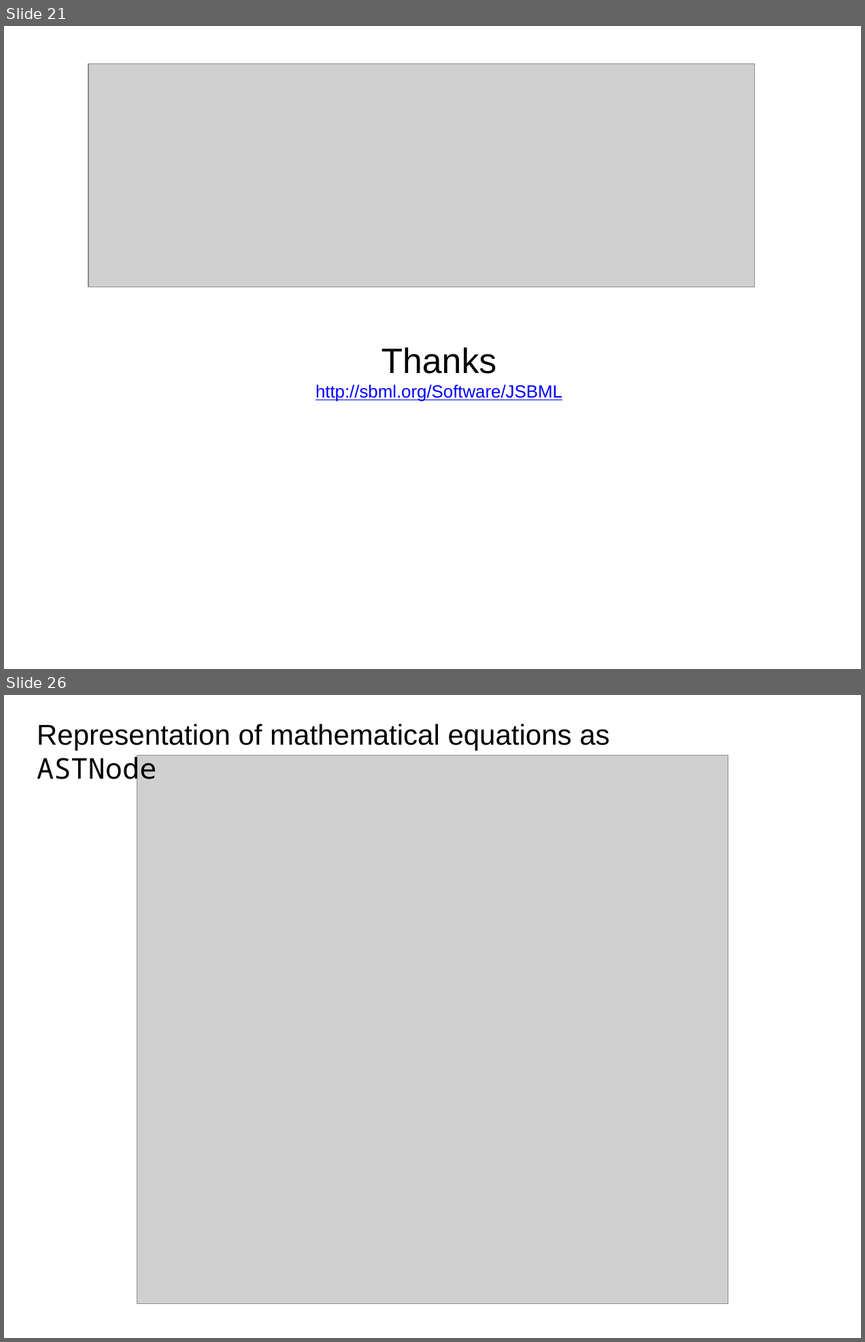
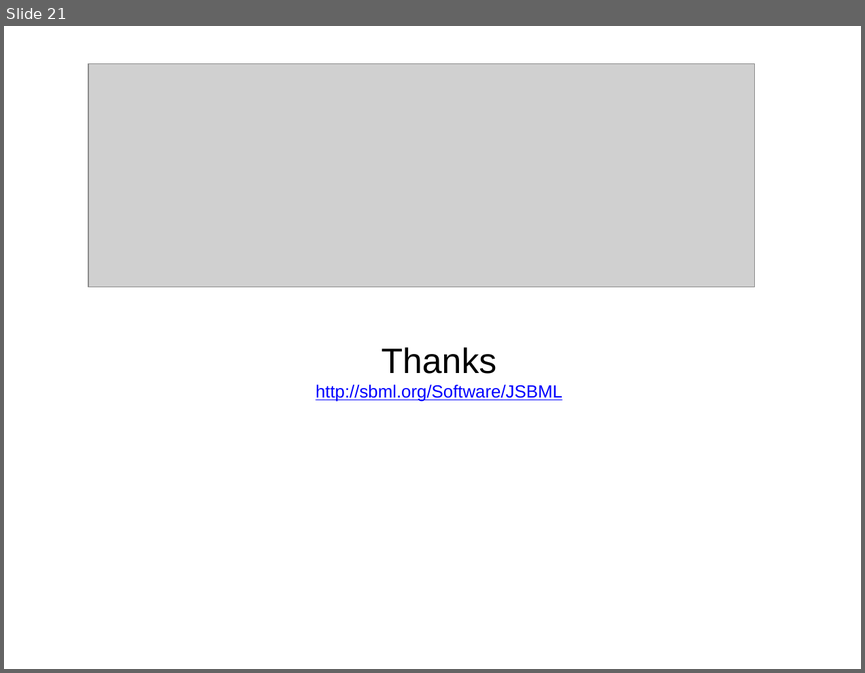
Before and after one commit to sbmlteam/jsbml, a slide deck: core/doc/presentations/2014_04_COLOMOTO_JSBML_QUAL.pptx. Shown one above the other, each under a label of ours: slides 21 and 26 before the commit, slide 21 after it; the slides between them are not shown. The pictures are 865x1342 and 865x673 pixels, drawn with LibreOffice and Linux fonts; fonts in the diff are those of the drawing; grey boxes stand for pictures. Boxes give left, top, right and bottom in pixels: in the first picture for what was removed or moved away, otherwise in the second. Text is boxed around its words. In the diff, an @@ line names an element or a change of style, - is before the commit and + after.

```diff
--- a/core/doc/presentations/2014_04_COLOMOTO_JSBML_QUAL.pptx
+++ b/core/doc/presentations/2014_04_COLOMOTO_JSBML_QUAL.pptx
@@ slide 26 removed at (x1=4, y1=695, x2=861, y2=1338), background #FFFFFF @@
@@ text removed at (x1=37, y1=724, x2=609, y2=787) @@
-Representation of mathematical equations as ASTNode
@@ picture removed at (x1=137, y1=755, x2=728, y2=1304) @@
```
Also in this commit, not shown: 1 slide changed, 2 slides added, 9 other slides removed, 3 other files.
